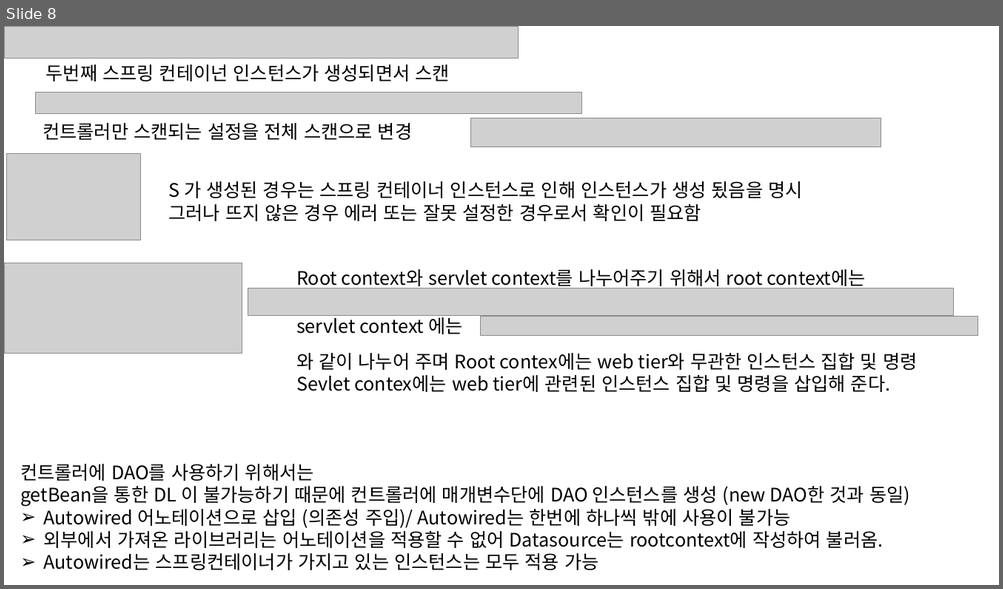
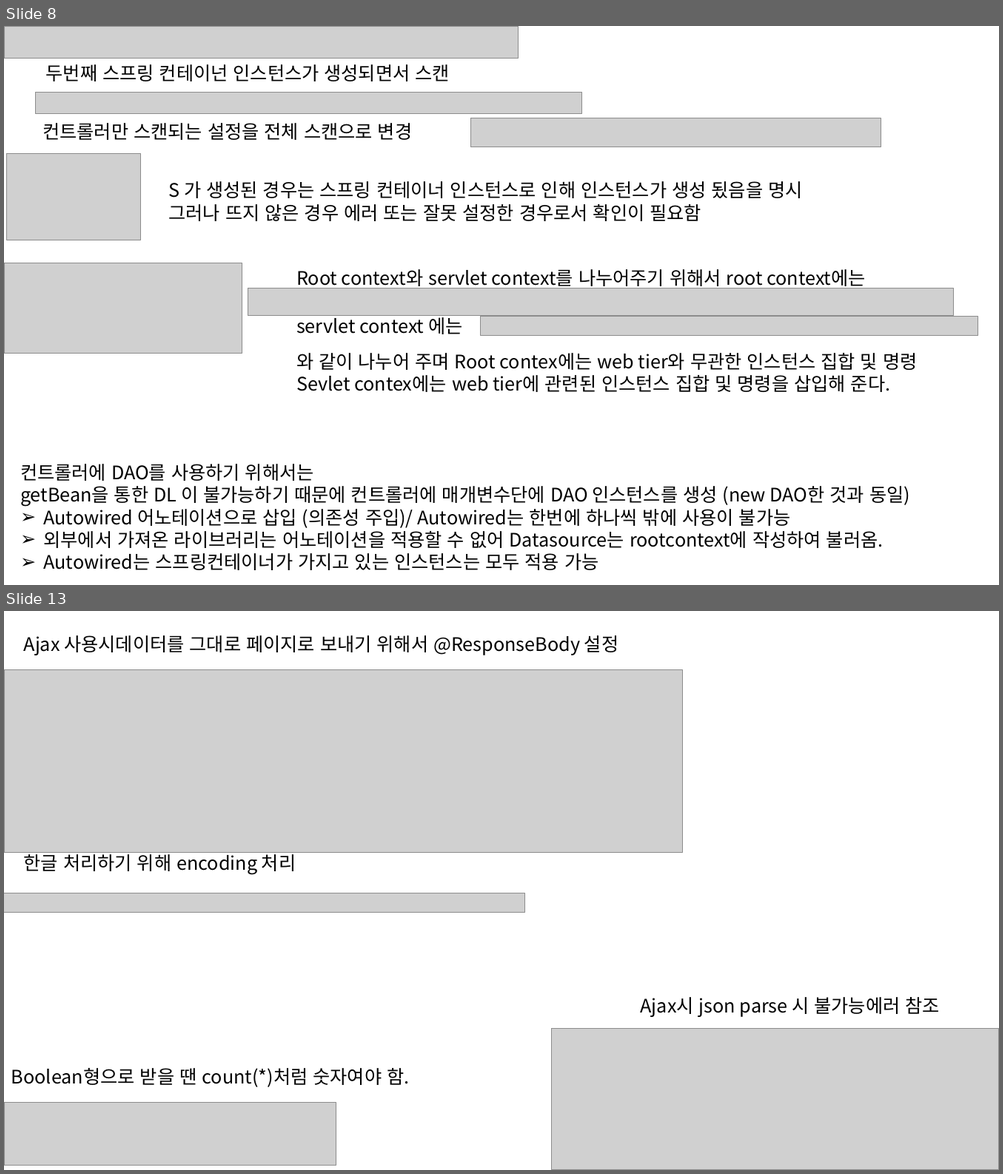
Before and after one commit to HSungJun/AfterSemi, a slide deck: STSWorkspace/Spring.pptx. Shown one above the other, each under a label of ours: slide 8 before the commit, slides 8 and 13 after it; the slides between them are not shown. The pictures are 1003x589 and 1003x1174 pixels, drawn with LibreOffice and Linux fonts; fonts in the diff are those of the drawing; grey boxes stand for pictures. Boxes give left, top, right and bottom in pixels: in the first picture for what was removed or moved away, otherwise in the second. Text is boxed around its words. In the diff, an @@ line names an element or a change of style, - is before the commit and + after.

```diff
--- a/STSWorkspace/Spring.pptx
+++ b/STSWorkspace/Spring.pptx
@@ slide 13 added at [4, 611, 999, 1170], background #FFFFFF @@
@@ text added at [24, 635, 618, 655], 18 pt, text #000000 @@
+Ajax 사용시데이터를 그대로 페이지로 보내기 위해서 @ResponseBody 설정
@@ picture added at [4, 670, 683, 853] @@
@@ text added at [24, 851, 296, 875], 18 pt, text #000000 @@
+한글 처리하기 위해 encoding 처리
@@ picture added at [4, 893, 525, 912] @@
@@ text added at [640, 997, 939, 1017], 18 pt, text #000000 @@
+Ajax시 json parse 시 불가능에러 참조
@@ picture added at [551, 1029, 999, 1170] @@
@@ text added at [11, 1068, 409, 1088], 18 pt, text #000000 @@
+Boolean형으로 받을 땐 count(*)처럼 숫자여야 함.
@@ picture added at [4, 1102, 336, 1165] @@
```
Also in this commit, not shown: 4 other slides added, 38 other files.
